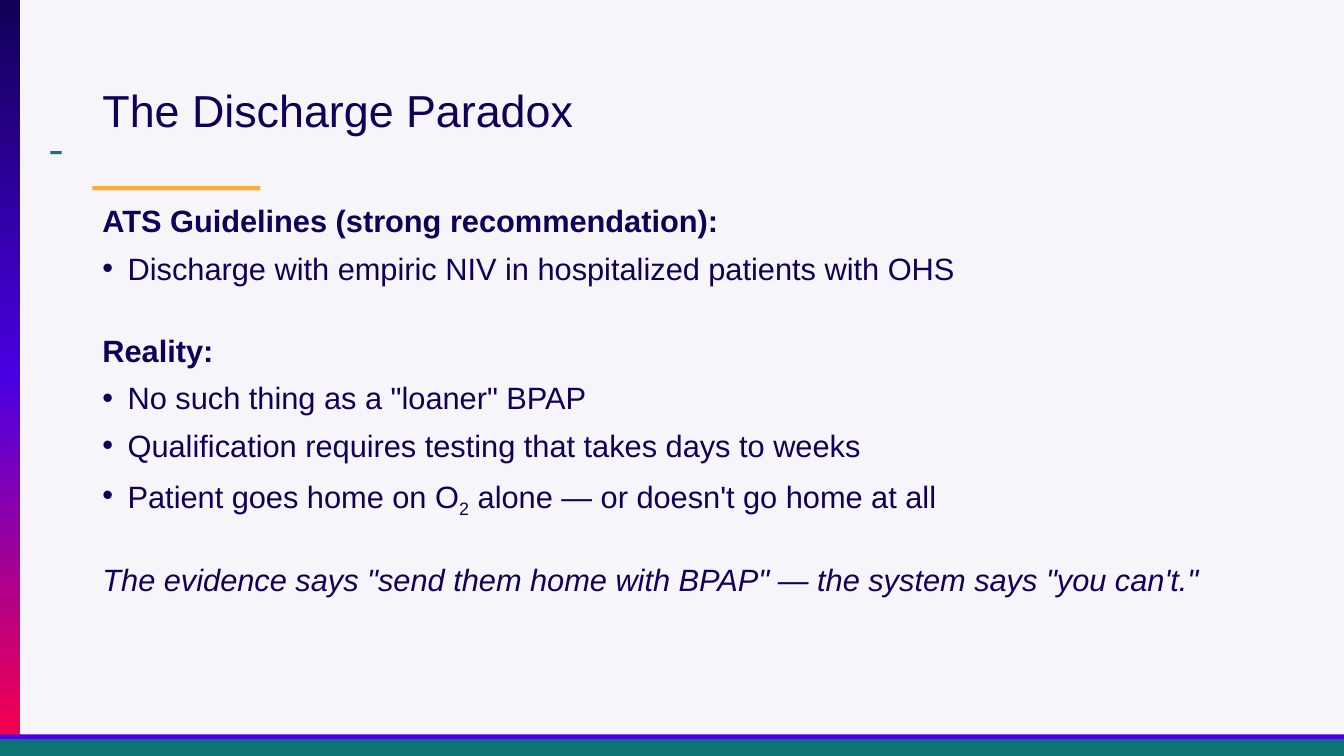
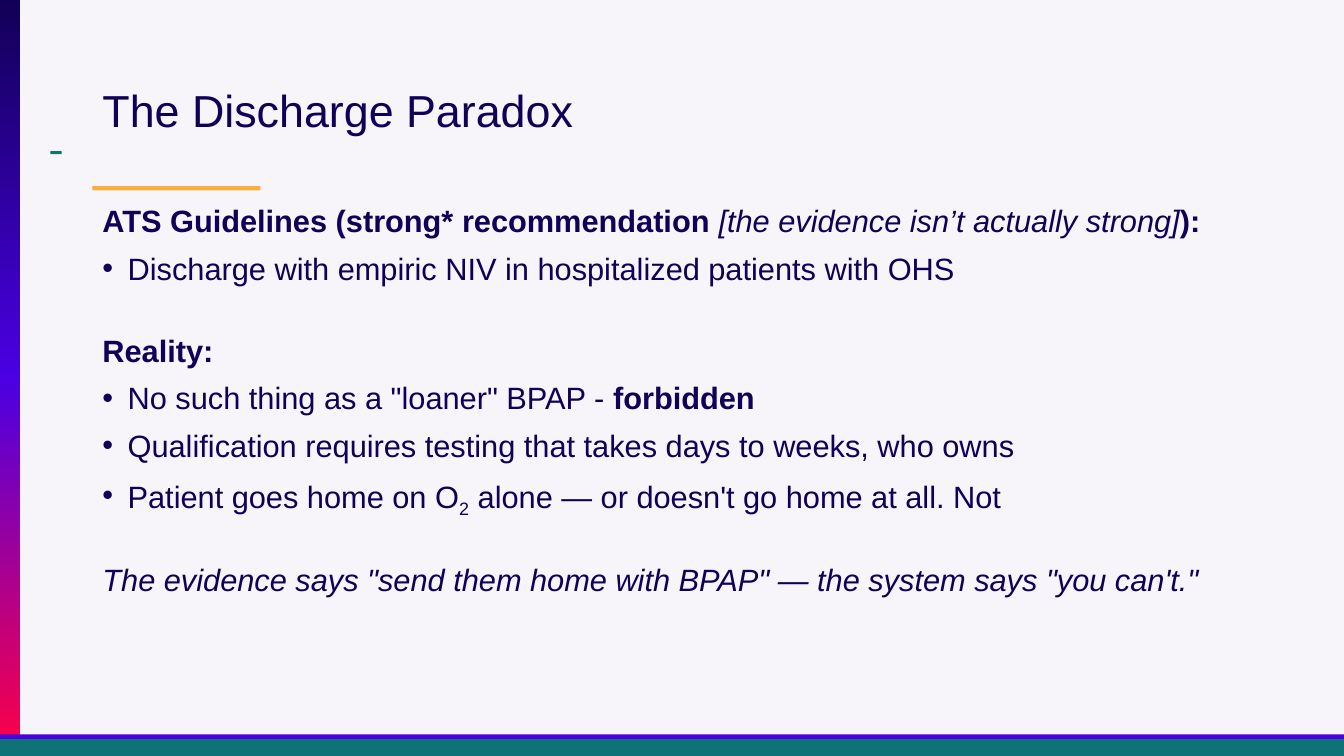
Before and after one commit to reblocke/clinical_talks, a slide deck: slide 25 of archive/Presentations/Locke Utah ACP OHS 2026.pptx (slide 35 before the commit). Drawn at 1344x756 pixels with LibreOffice and Linux fonts; fonts in the diff are those of the drawing. Boxes give left, top, right and bottom in pixels: in the first picture for what was removed or moved away, otherwise in the second. Text is boxed around its words. In the diff, an @@ line names an element or a change of style, - is before the commit and + after.

```diff
--- a/archive/Presentations/Locke Utah ACP OHS 2026.pptx
+++ b/archive/Presentations/Locke Utah ACP OHS 2026.pptx
@@ text at [102,209,1201,238]: text changed @@
-ATS Guidelines (strong recommendation):
+ATS Guidelines (strong* recommendation [the evidence isn’t actually strong]):
@@ text at [128,386,1014,513]: text changed @@
-• No such thing as a "loaner" BPAP
-• Qualification requires testing that takes days to weeks
-• Patient goes home on O2 alone — or doesn't go home at all
+• No such thing as a "loaner" BPAP - forbidden
+• Qualification requires testing that takes days to weeks, who owns
+• Patient goes home on O2 alone — or doesn't go home at all. Not
```
Also in this commit, not shown: 25 other slides changed, 8 slides added, 7 slides removed.
